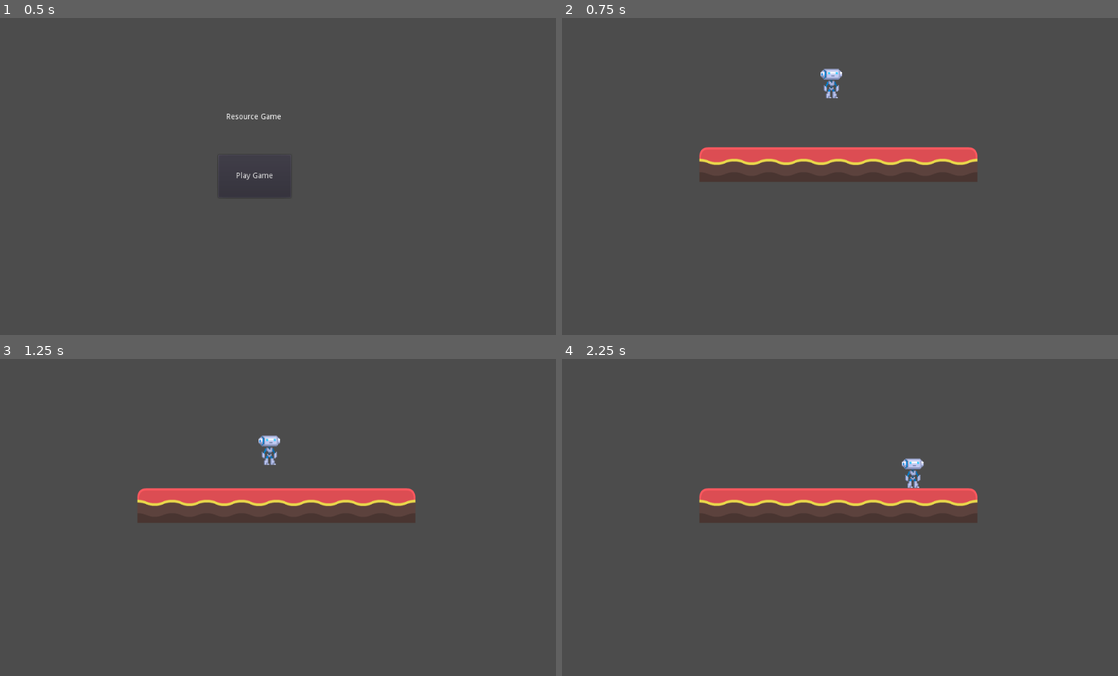
Above: before the commit, frames 1-4 (two rows, left to right).
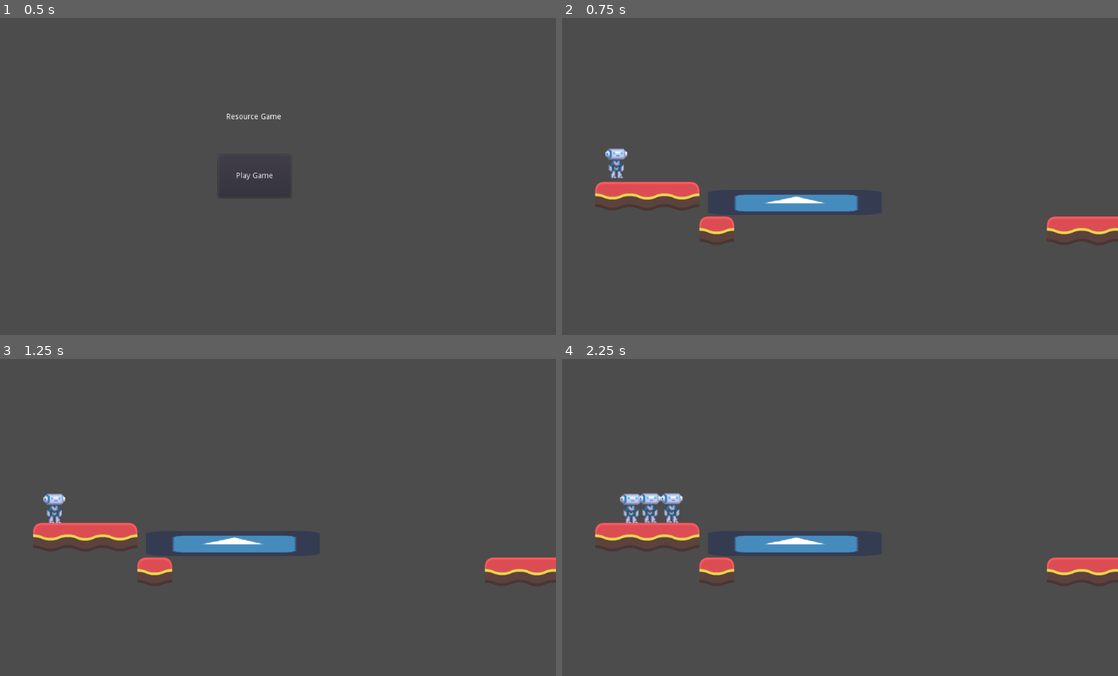
Above: after the commit, the same moments.

Repository: haroonsherjan/ResourceGame
Game: Godot game, scene res://Root.tscn
The game is run twice, just before and just after one commit, with the same random seed, the same clock (stepped at 60 frames per second) and the same inputs. The engine's default icon, where the game draws it, is replaced by a stand-in: a white triangle on a blue panel in a dark square.
Inputs:
- Up to frame 1 (0.5 s): no input
- Up to frame 2 (0.75 s): click "Play Game" at 0.5 s
- Up to frame 3 (1.25 s): no input
- Up to frame 4 (2.25 s): hold Right (ui_right) 1.28-2.03 s; tap Space (ui_space, bound only after the commit) at 1.35, 2.1 s; hold Down (ui_down) from 2.03 s (still down)

Frame 1 is identical in both runs. In frame 2, 7.6% of the frame differs, in the area x 5-100%, y 15-72%; in frame 3, 7.6%; in frame 4, 8.1%, in the area x 5-100%, y 31-72%.

Commit message:
Initial physics tech demo

Diff:
--- a/Gameplay/Game.tscn
+++ b/Gameplay/Game.tscn
@@ -1,14 +1,36 @@
-[gd_scene load_steps=3 format=2]
+[gd_scene load_steps=5 format=2]
 
-[ext_resource path="res://Gameplay/Player/Player.tscn" type="PackedScene" id=1]
+[ext_resource path="res://Gameplay/Player/RigidPlayer/Player.tscn" type="PackedScene" id=1]
 [ext_resource path="res://Gameplay/kbscene/tileset.res" type="TileSet" id=2]
+[ext_resource path="res://icon.png" type="Texture" id=3]
+
+[sub_resource type="RectangleShape2D" id=1]
+extents = Vector2( 21, 155 )
 
 [node name="Game" type="Node2D"]
 
-[node name="Player" parent="." instance=ExtResource( 1 )]
-position = Vector2( 437, 259 )
+[node name="PlayerBody" parent="." instance=ExtResource( 1 )]
+position = Vector2( 41, 401 )
 
 [node name="TileMap" type="TileMap" parent="."]
 tile_set = ExtResource( 2 )
 format = 1
-tile_data = PoolIntArray( 393219, 17, 0, 393220, 21, 0, 393221, 21, 0, 393222, 21, 0, 393223, 21, 0, 393224, 21, 0, 393225, 21, 0, 393226, 22, 0 )
+tile_data = PoolIntArray( 458752, 3, 0, 524291, 4, 0, 524301, 3, 0 )
+
+[node name="StaticBody2D" type="StaticBody2D" parent="."]
+position = Vector2( 368, 486 )
+
+[node name="RigidBody2D" type="RigidBody2D" parent="StaticBody2D"]
+
+[node name="Sprite" type="Sprite" parent="StaticBody2D/RigidBody2D"]
+scale = Vector2( 5, 0.72 )
+texture = ExtResource( 3 )
+
+[node name="CollisionShape2D" type="CollisionShape2D" parent="StaticBody2D/RigidBody2D"]
+position = Vector2( -1, 3.05176e-05 )
+rotation = 1.57079
+shape = SubResource( 1 )
+
+[node name="PinJoint2D" type="PinJoint2D" parent="StaticBody2D"]
+node_a = NodePath("../RigidBody2D")
+node_b = NodePath("..")
--- a/Gameplay/Player/Player.gd
+++ /dev/null
@@ -1,26 +0,0 @@
-extends KinematicBody2D
-
-const GRAVITY = 200.0
-const WALK_SPEED = 200
-
-var velocity = Vector2()
-
-# Called when the node enters the scene tree for the first time.
-func _ready():
-	pass # Replace with function body.
-
-func _physics_process(delta):
-	velocity.y += delta * GRAVITY
-
-	if Input.is_action_pressed("ui_left"):
-		velocity.x = -WALK_SPEED
-	elif Input.is_action_pressed("ui_right"):
-		velocity.x =  WALK_SPEED
-	else:
-		velocity.x = 0
-
-	# We don't need to multiply velocity by delta because "move_and_slide" already takes delta time into account.
-
-	# The second parameter of "move_and_slide" is the normal pointing up.
-	# In the case of a 2D platformer, in Godot, upward is negative y, which translates to -1 as a normal.
-	move_and_slide(velocity, Vector2(0, -1))
--- a/Gameplay/Player/Player.tscn
+++ /dev/null
@@ -1,20 +0,0 @@
-[gd_scene load_steps=4 format=2]
-
-[ext_resource path="res://Gameplay/kbscene/char.png" type="Texture" id=1]
-[ext_resource path="res://Gameplay/Player/Player.gd" type="Script" id=2]
-
-[sub_resource type="CircleShape2D" id=1]
-radius = 30.0
-
-[node name="Player" type="KinematicBody2D"]
-position = Vector2( 433, 414 )
-script = ExtResource( 2 )
-
-[node name="Sprite" type="Sprite" parent="."]
-texture = ExtResource( 1 )
-
-[node name="CollisionShape2D" type="CollisionShape2D" parent="."]
-visible = false
-modulate = Color( 0.505882, 0.317647, 0.317647, 1 )
-scale = Vector2( 1.00103, 1 )
-shape = SubResource( 1 )
--- /dev/null
+++ b/Gameplay/Player/RigidPlayer/MiniPlayer/MiniPlayer.tscn
@@ -0,0 +1,25 @@
+[gd_scene load_steps=4 format=2]
+
+[ext_resource path="res://Gameplay/kbscene/char.png" type="Texture" id=2]
+
+[sub_resource type="PhysicsMaterial" id=2]
+friction = 0.5
+
+[sub_resource type="CapsuleShape2D" id=3]
+radius = 19.9794
+height = 20.0412
+
+[node name="PlayerBody" type="RigidBody2D"]
+position = Vector2( 467, 346 )
+mode = 2
+physics_material_override = SubResource( 2 )
+gravity_scale = 8.5
+contacts_reported = 1
+contact_monitor = true
+
+[node name="Sprite" type="Sprite" parent="."]
+texture = ExtResource( 2 )
+
+[node name="CollisionShape2D" type="CollisionShape2D" parent="."]
+modulate = Color( 0.505882, 0.317647, 0.317647, 1 )
+shape = SubResource( 3 )
--- /dev/null
+++ b/Gameplay/Player/RigidPlayer/Player.gd
@@ -0,0 +1,96 @@
+extends RigidBody2D
+
+onready var mini_body = preload("res://Gameplay/Player/RigidPlayer/MiniPlayer/MiniPlayer.tscn")
+
+enum {
+	IDLE,
+	RUN,
+	AIR
+}
+
+onready var just_aired_timer : Timer = $JustAiredTimer
+onready var _transitions: = {
+	IDLE: [RUN, AIR],
+	RUN: [IDLE, AIR],
+	AIR: [IDLE],
+}
+
+const FLOOR_NORMAL := Vector2.UP
+export var move_speed := 100
+export var air_speed := 5
+export var jump_force := 10000000
+
+var _state: int = IDLE
+
+var states_strings := {
+	IDLE: "idle",
+	RUN: "run",
+	AIR: "air"
+}
+
+
+# Called when the node enters the scene tree for the first time.
+func _ready():
+	pass # Replace with function body.
+
+func _integrate_forces(state: Physics2DDirectBodyState) -> void:
+	var is_on_ground := (
+		state.get_contact_count() > 0 and
+		int(state.get_contact_collider_position(0).y) >= int(global_position.y)
+	)
+
+	var move_direction = get_move_direction()
+
+	if Input.is_action_just_pressed("ui_space"):
+		spawn_mini()
+
+	match _state:
+		IDLE:
+			if move_direction.x:
+				change_state(RUN)
+			elif is_on_ground and Input.is_action_pressed("ui_up"):
+				apply_central_impulse(Vector2.UP * jump_force)
+				change_state(AIR)
+
+		RUN:
+			if not move_direction.x:
+				change_state(IDLE)
+			elif state.get_contact_count() == 0:
+				change_state(AIR)
+			elif is_on_ground and Input.is_action_pressed("ui_up"):
+				apply_central_impulse(Vector2.UP * jump_force)
+				change_state(AIR)
+			else:
+				state.linear_velocity.x = move_direction.x * move_speed
+
+		AIR:
+			if move_direction.x:
+				state.linear_velocity.x += move_direction.x * air_speed
+			if is_on_ground and just_aired_timer.is_stopped():
+				change_state(IDLE)
+
+func change_state(target_state: int) -> void:
+	if not target_state in _transitions[_state]:
+		return
+	_state = target_state
+	enter_state()
+
+func enter_state() -> void:
+	match _state:
+		IDLE:
+			linear_velocity.x = 0
+		AIR:
+			just_aired_timer.start()
+		_:
+			return
+
+func get_move_direction() -> Vector2:
+	return Vector2(
+		Input.get_action_strength("ui_right") - Input.get_action_strength("ui_left"),
+		Input.get_action_strength("ui_down") - Input.get_action_strength("ui_up")
+	)
+
+func spawn_mini():
+	var child = mini_body.instance()
+	child.position = position
+	get_parent().add_child(child)
--- /dev/null
+++ b/Gameplay/Player/RigidPlayer/Player.tscn
@@ -0,0 +1,33 @@
+[gd_scene load_steps=5 format=2]
+
+[ext_resource path="res://Gameplay/Player/RigidPlayer/Player.gd" type="Script" id=1]
+[ext_resource path="res://Gameplay/kbscene/char.png" type="Texture" id=2]
+
+[sub_resource type="PhysicsMaterial" id=2]
+friction = 0.0
+
+[sub_resource type="RectangleShape2D" id=3]
+extents = Vector2( 19, 27 )
+
+[node name="PlayerBody" type="RigidBody2D"]
+position = Vector2( 449, 304 )
+mode = 2
+physics_material_override = SubResource( 2 )
+gravity_scale = 5.0
+contacts_reported = 1
+contact_monitor = true
+script = ExtResource( 1 )
+jump_force = 300
+
+[node name="Sprite" type="Sprite" parent="."]
+texture = ExtResource( 2 )
+
+[node name="CollisionShape2D" type="CollisionShape2D" parent="."]
+modulate = Color( 0.505882, 0.317647, 0.317647, 1 )
+position = Vector2( -1, 2 )
+shape = SubResource( 3 )
+
+[node name="JustAiredTimer" type="Timer" parent="."]
+pause_mode = 1
+wait_time = 0.15
+one_shot = true
--- a/Gameplay/kbscene/map.tscn
+++ b/Gameplay/kbscene/map.tscn
@@ -1,7 +1,8 @@
 [gd_scene load_steps=3 format=2]
 
 [ext_resource path="res://Gameplay/kbscene/tileset.res" type="TileSet" id=1]
-[ext_resource path="res://Gameplay/Player/Player.tscn" type="PackedScene" id=2]
+[ext_resource path="res://Gameplay/Player/KinematicPlayer/Player.tscn" type="PackedScene" id=2]
+
 
 [node name="Node" type="Node"]
 
--- a/project.godot
+++ b/project.godot
@@ -14,6 +14,14 @@
 run/main_scene="res://Root.tscn"
 config/icon="res://icon.png"
 
+[input]
+
+ui_space={
+"deadzone": 0.5,
+"events": [ Object(InputEventKey,"resource_local_to_scene":false,"resource_name":"","device":0,"alt":false,"shift":false,"control":false,"meta":false,"command":false,"pressed":false,"scancode":0,"physical_scancode":32,"unicode":0,"echo":false,"script":null)
+ ]
+}
+
 [physics]
 
 common/enable_pause_aware_picking=true
